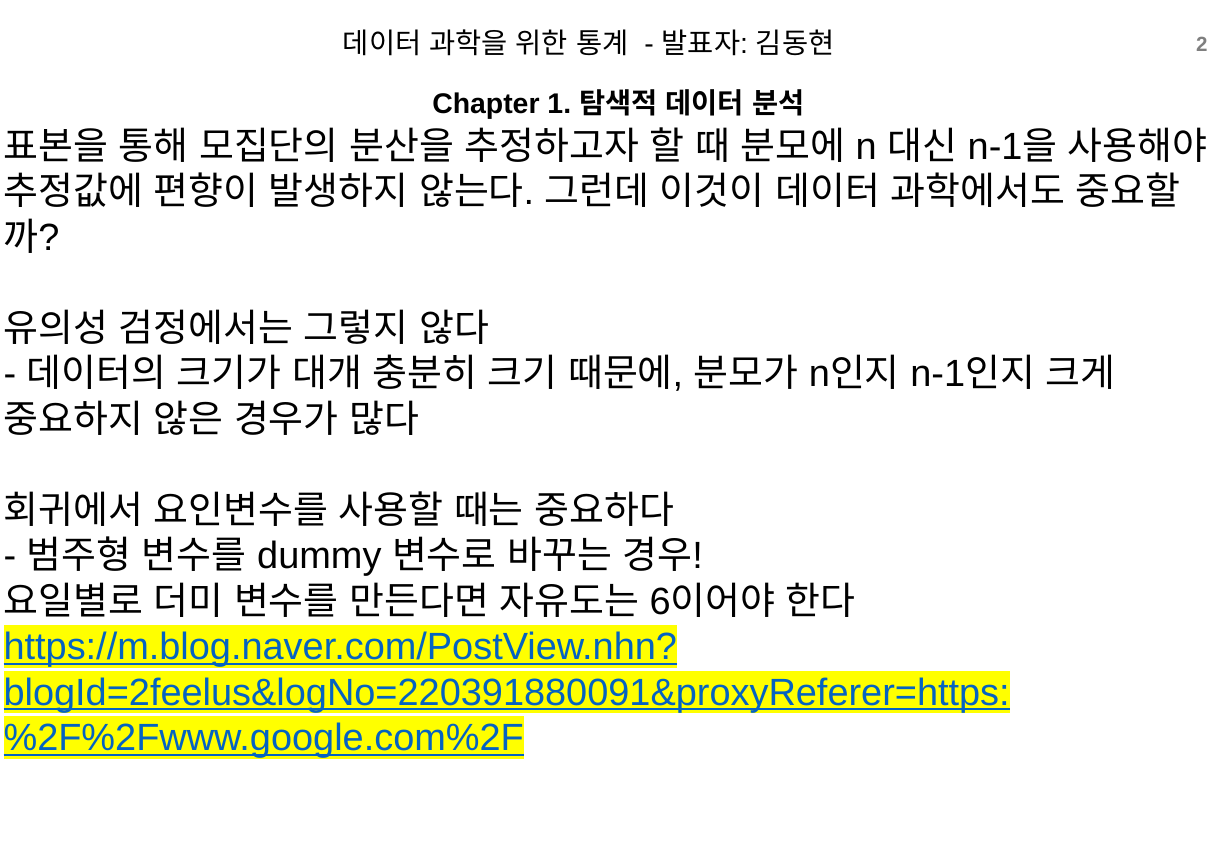
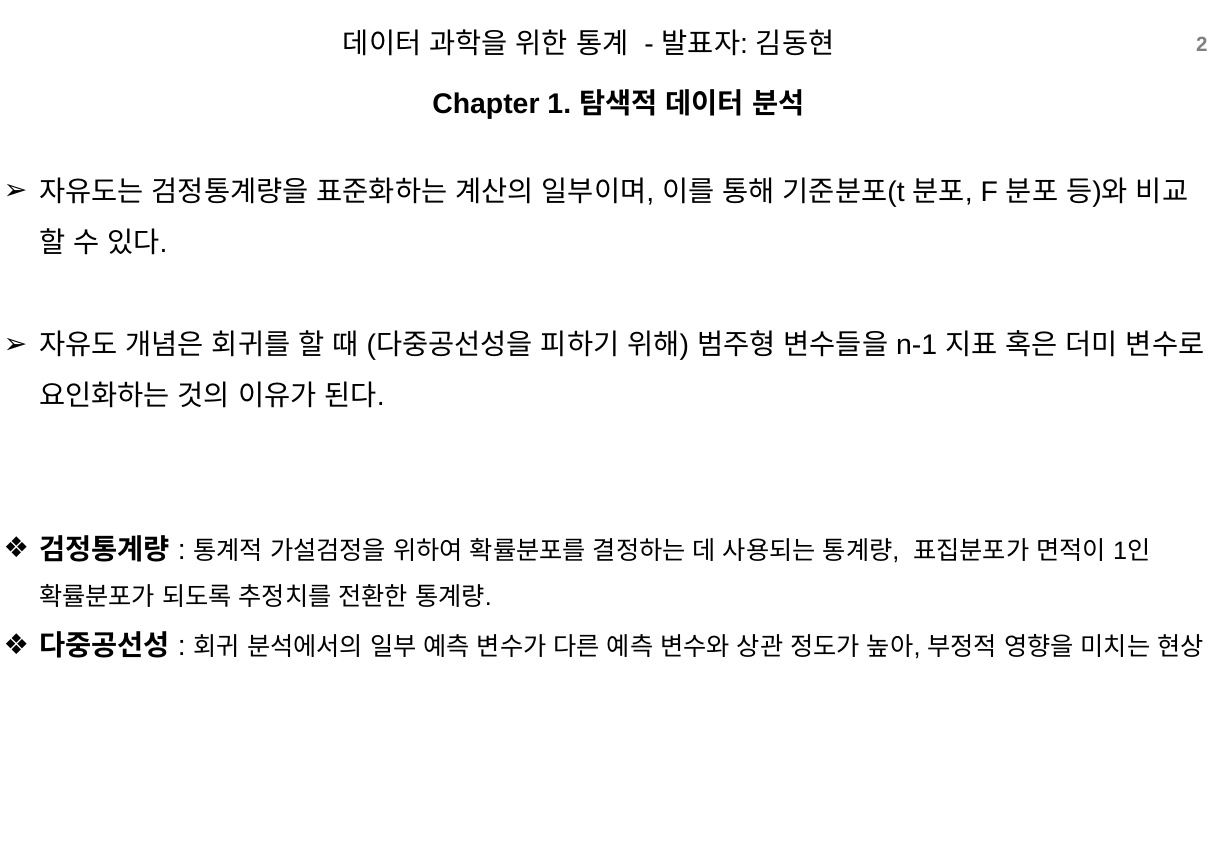
Before and after one commit to xddongx/flexink, a slide deck: slide 2 of study/ppt/[스터디]3.8자유도_KDH.pptx. Drawn at 1232x853 pixels with LibreOffice and Linux fonts; fonts in the diff are those of the drawing; background and template pictures are left out. Boxes give left, top, right and bottom in pixels: in the first picture for what was removed or moved away, otherwise in the second. Text is boxed around its words. In the diff, an @@ line names an element or a change of style, - is before the commit and + after.

```diff
--- a/study/ppt/[스터디]3.8자유도_KDH.pptx
+++ b/study/ppt/[스터디]3.8자유도_KDH.pptx
@@ text at (39,177,1204,659): text changed; size 24 to 18 pt @@
-표본을 통해 모집단의 분산을 추정하고자 할 때 분모에 n 대신 n-1을 사용해야 추정값에 편향이 발생하지 않는다. 그런데 이것이 데이터 과학에서도 중요할까?
-유의성 검정에서는 그렇지 않다
-  - 데이터의 크기가 대개 충분히 크기 때문에, 분모가 n인지 n-1인지 크게 중요하지 않은 경우가 많다
-회귀에서 요인변수를 사용할 때는 중요하다
-  - 범주형 변수를 dummy 변수로 바꾸는 경우!
-  요일별로 더미 변수를 만든다면 자유도는 6이어야 한다
-  https://m.blog.naver.com/PostView.nhn?blogId=2feelus&logNo=220391880091&proxyReferer=https:%2F%2Fwww.google.com%2F
+  ➢ 자유도는 검정통계량을 표준화하는 계산의 일부이며, 이를 통해 기준분포(t 분포, F 분포 등)와 비교 할 수 있다.
+  ➢ 자유도 개념은 회귀를 할 때 (다중공선성을 피하기 위해) 범주형 변수들을 n-1 지표 혹은 더미 변수로 요인화하는 것의 이유가 된다.
+  ❖ 검정통계량 : 통계적 가설검정을 위하여 확률분포를 결정하는 데 사용되는 통계량, 표집분포가 면적이 1인 확률분포가 되도록 추정치를 전환한 통계량.
+  ❖ 다중공선성 : 회귀 분석에서의 일부 예측 변수가 다른 예측 변수와 상관 정도가 높아, 부정적 영향을 미치는 현상
```
Also in this commit, not shown: 1 other slide changed, 1 slide removed, 4 other files.
